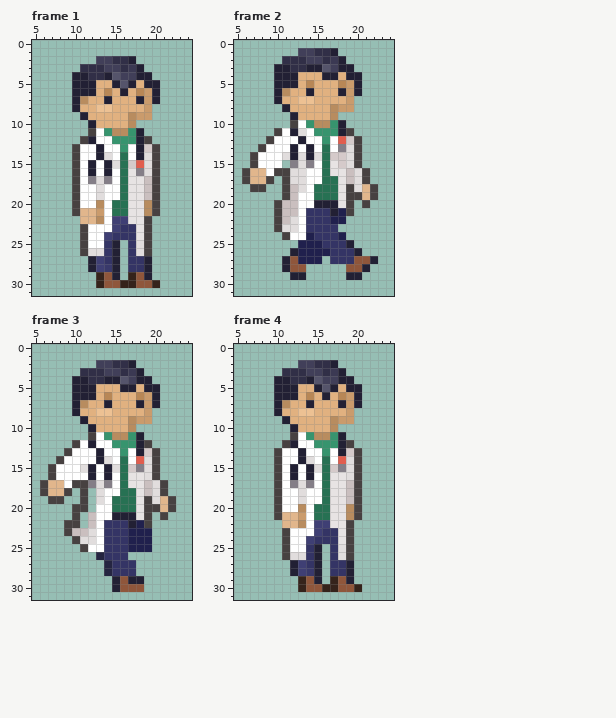
Two states of a animated GIF sprite, images/arthur.gif. Above: the version before the commit.
The file is 32x32 pixels, 6 frames. Colours within 5 levels of each other are drawn and written as one. Shown: frame 1: x 5..24, y 0..31; frame 2: x 5..24, y 0..31; frame 3: x 5..24, y 0..31; frame 4: x 5..24, y 0..31. The commit also changed other frames, which this record leaves out.
After:
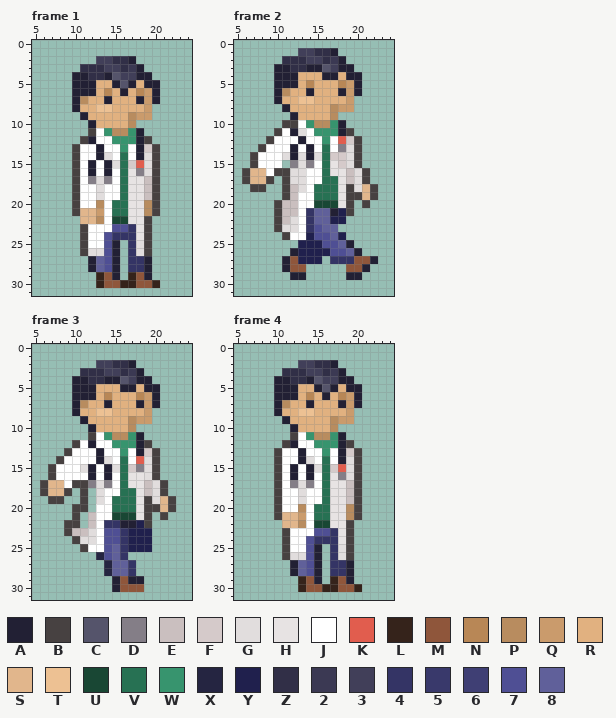
Palette (. is transparent): A #222034  B #474141  C #55546b  D #847e87  E #cabfbf  F #d5caca  G #e1dddd  H #e7e3e3  J #ffffff  K #e15d4e  L #35231b  M #8f563b  N #b88756  P #b88c5f  Q #ca9b6c  R #e1b180  S #e1b68c  T #edc193  U #194734  V #277153  W #37946e  X #252541  Y #20204d  Z #312f47  2 #3b3953  3 #413f59  4 #343465  5 #39396b  6 #3f3f74  7 #4f4f94  8 #60609a
From old to new:
Frame 1:
Colour 4 gives way to colour 7 in row 23 at x 16; in rows 25 to 27 at x 14.
Colour 5 gives way to colour 7 in row 28 at x 14.
Colour 6 gives way to colour 7 in row 23 at x 15; in row 24 at x 14.
Colour 6 gives way to colour 8 in rows 27 to 28 at x 13.
Colour 6 gives way to colour U in row 22 at x 15 to 16.
Frame 2:
Colour 4 gives way to colour 7 in row 23 at x 15; in row 24 at x 15 to 16; in row 25 at x 16 to 17; in row 26 at x 17 to 18.
Colour 4 gives way to colour 8 in rows 21 to 22 at x 15 to 16; in row 23 at x 16 to 17; in row 24 at x 17; in row 25 at x 18; in row 26 at x 19.
The edit adds colour B in row 10 at x 11.
Colour A gives way to colour U in row 20 at x 15 to 17.
Frame 3:
Colour 4 gives way to colour 7 in rows 23 to 24 at x 14 to 15; in rows 25 to 26 at x 14.
Colour 4 gives way to colour 8 in rows 25 to 26 at x 15; in rows 27 to 28 at x 15 to 16.
Colour 4 gives way to colour A in row 22 at x 16.
Colour A gives way to colour U in row 21 at x 15 to 17.
Frame 4:
Colour 4 gives way to colour 7 in row 23 at x 16; in rows 25 to 27 at x 14.
Colour 5 gives way to colour 7 in row 28 at x 14.
Colour 6 gives way to colour 7 in row 23 at x 15; in row 24 at x 14.
Colour 6 gives way to colour 8 in rows 27 to 28 at x 13.
Colour K gives way to colour A in row 14 at x 18.
Colour H gives way to colour D in row 16 at x 18.
Colour D gives way to colour K in row 15 at x 18.
Colour 6 gives way to colour U in row 22 at x 15 to 16.
